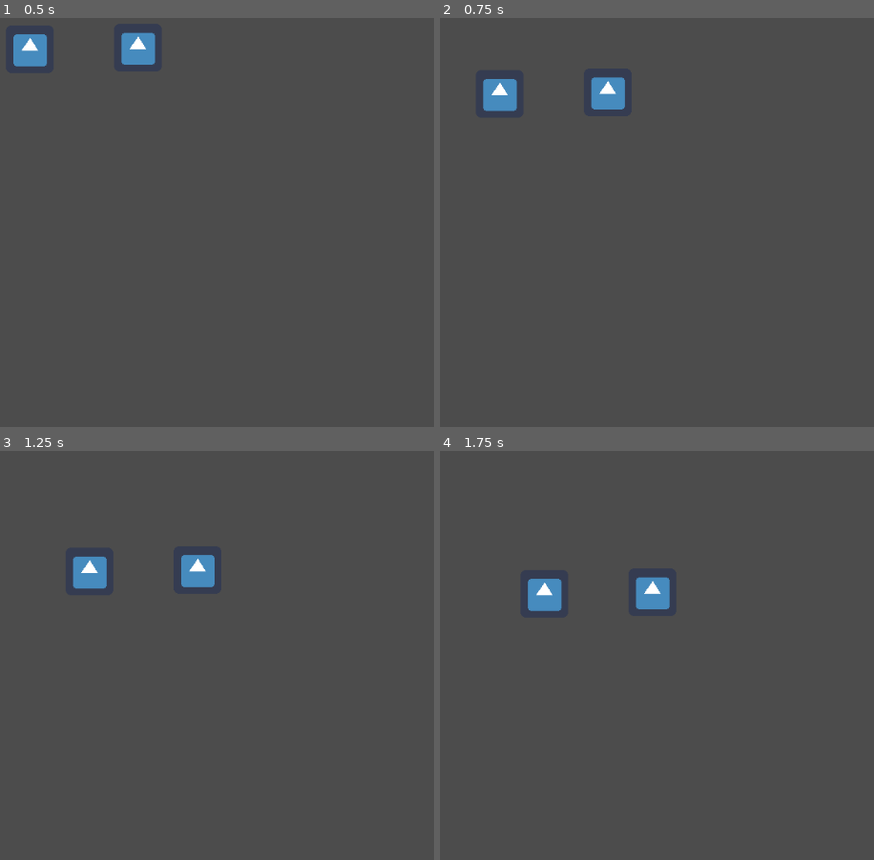
Above: before the commit, frames 1-4 (two rows, left to right).
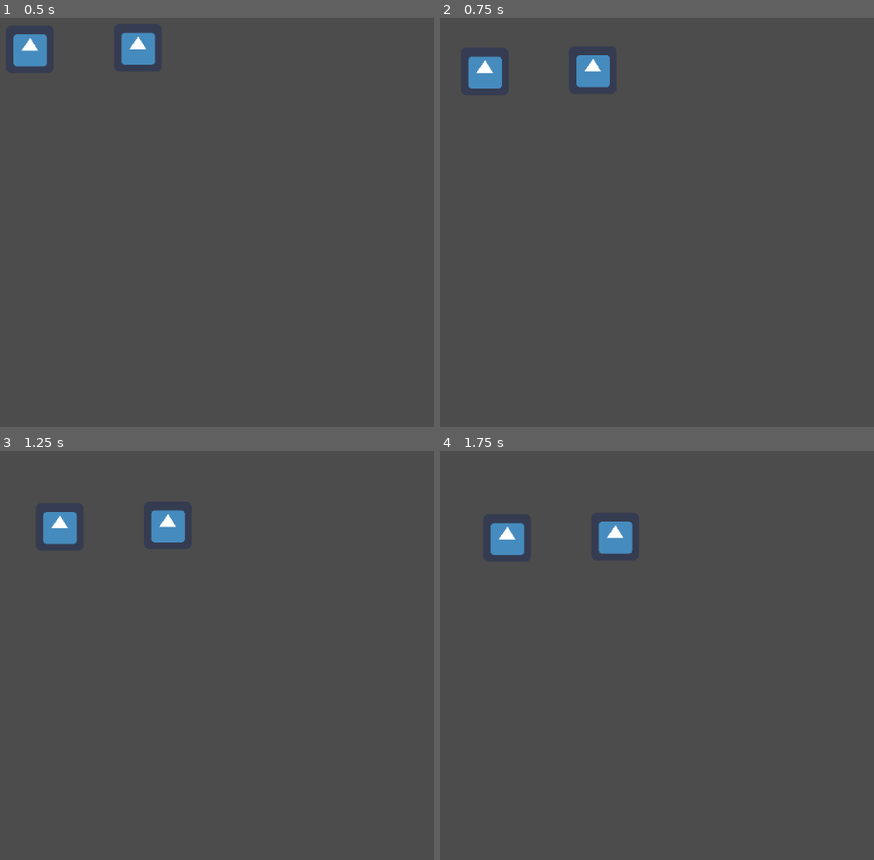
Above: after the commit, the same moments.

Repository: best-godot-team-ever/GoGodotJam
Game: Godot game, scene res://src/Levels/TurnTest.tscn
Same seed, same stepped clock (60 frames per second), same inputs: the game is played once before the commit and once after it. This scene is started directly instead of the project's main scene. The engine's default icon, where the game draws it, is replaced by a stand-in: a white triangle on a blue panel in a dark square.
Inputs:
- Up to frame 1 (0.5 s): no input
- Up to frame 2 (0.75 s): tap Enter (ui_accept) at 0.5, 0.6 s; hold Right (ui_right) from 0.53 s (still down)
- Up to frame 3 (1.25 s): keep holding Right (ui_right); tap Enter (ui_accept) at 0.77, 1.07 s
- Up to frame 4 (1.75 s): release Right (ui_right) at 1.28 s; hold Down (ui_down) from 1.28 s (still down); tap R at 1.35 s; tap Enter (ui_accept) at 1.52, 1.55 s

Frame 1 is identical in both runs. In frame 2, 2.1% of the frame differs, in the area x 6-43%, y 9-23%; in frame 3, 2.5%; in frame 4, 2.5%, in the area x 11-53%, y 17-40%.

Commit message:
added the triggers

Diff:
--- /dev/null
+++ b/src/Entities/Machines/Door.gd
@@ -0,0 +1,10 @@
+# Needs to tell the turn manager he wants his turn, but since tiny wanted to change it, i havent added that fucntionality
+extends Machine
+
+var power_on : bool = false setget set_power_on
+
+func _ready() -> void:
+	pass
+
+func set_power_on(value: bool) -> void:
+	power_on = value
--- /dev/null
+++ b/src/Entities/Machines/Door.tscn
@@ -0,0 +1,6 @@
+[gd_scene load_steps=2 format=2]
+
+[ext_resource path="res://src/Entities/Machines/Door.gd" type="Script" id=1]
+
+[node name="Door" type="Node2D"]
+script = ExtResource( 1 )
--- a/src/Entities/Machines/Machine.gd
+++ b/src/Entities/Machines/Machine.gd
@@ -2,6 +2,7 @@
 class_name Machine
 
 export var turn_speed : int
+export var link_with_trigger : int
 
 var turn_manager : Resource = preload("res://src/Managers/TurnManager.tres")
 
--- /dev/null
+++ b/src/Entities/Triggers/EnergyTrigger.gd
@@ -0,0 +1,23 @@
+# Needs to tell the turn manager he wants his turn, but since tiny wanted to change it, i havent added that fucntionality
+extends Node2D
+
+export var _energy_trigger : int
+export (Array, PackedScene) var _link_with_machines
+
+onready var _board = get_parent().get_node("BoardManager")
+
+
+func start_turn() -> void:
+	var _energy : int = _board.get_cell(_board.world_to_map(position))["energy_level"]
+	if _energy >= _energy_trigger:
+		power_up()
+	elif _energy < _energy_trigger:
+		power_down()
+
+func power_up() -> void:
+	for machine in _link_with_machines:
+		machine.set_power_on(true)
+
+func power_down() -> void:
+	for machine in _link_with_machines:
+		machine.set_power_on(false)
--- /dev/null
+++ b/src/Entities/Triggers/EnergyTrigger.tscn
@@ -0,0 +1,6 @@
+[gd_scene load_steps=2 format=2]
+
+[ext_resource path="res://src/Entities/Triggers/EnergyTrigger.gd" type="Script" id=1]
+
+[node name="EnergyTrigger" type="Node2D"]
+script = ExtResource( 1 )
--- /dev/null
+++ b/src/Entities/Triggers/PlateTrigger.gd
@@ -0,0 +1,22 @@
+# Needs to tell the turn manager he wants his turn, but since tiny wanted to change it, i havent added that fucntionality
+extends Node2D
+
+export (Array, PackedScene) var _link_with_machines
+
+onready var _board = get_parent().get_node("BoardManager")
+
+
+func start_turn() -> void:
+	var _is_ocupied : bool = _board.is_occupied(_board.world_to_map(position))
+	if _is_ocupied:
+		power_up()
+	elif !_is_ocupied:
+		power_down()
+
+func power_up() -> void:
+	for machine in _link_with_machines:
+		machine.set_power_on(true)
+
+func power_down() -> void:
+	for machine in _link_with_machines:
+		machine.set_power_on(false)
--- /dev/null
+++ b/src/Entities/Triggers/PlateTrigger.tscn
@@ -0,0 +1,6 @@
+[gd_scene load_steps=2 format=2]
+
+[ext_resource path="res://src/Entities/Triggers/PlateTrigger.gd" type="Script" id=1]
+
+[node name="PlateTrigger" type="Node2D"]
+script = ExtResource( 1 )
--- a/src/Managers/BoardManager.gd
+++ b/src/Managers/BoardManager.gd
@@ -8,47 +8,47 @@
 #    Entity.
 # =======================================================
 func add_entity(entity_to_add: Node, map_position: Vector2) -> int:
-    if not is_in_level(map_position):
-        return -1
+	if not is_in_level(map_position):
+		return -1
 
-    return entity_grid.add_entity(entity_to_add, map_position)
+	return entity_grid.add_entity(entity_to_add, map_position)
 
 func update_entity_position(entity_id: int, map_position: Vector2) -> void:
-    if not is_in_level(map_position):
-        return
+	if not is_in_level(map_position):
+		return
 
-    entity_grid.update_entity_position(entity_id, map_position)
+	entity_grid.update_entity_position(entity_id, map_position)
 # =======================================================
 #    Energy
 # =======================================================
 
 func set_energy(map_position: Vector2, amount: int) -> void:
-    if not is_in_level(map_position):
-        return
+	if not is_in_level(map_position):
+		return
 
-    energy_grid.set_energy(map_position, amount)
+	energy_grid.set_energy(map_position, amount)
 
 func drain_energy() -> void:
-    energy_grid.drain_energy()
+	energy_grid.drain_energy()
 
 # =======================================================
 #    Get Cell Data.
 # =======================================================
 
 func get_cell(map_position: Vector2) -> Dictionary:
-    return {
-        "is_in_level": is_in_level(map_position),
-        "is_occupied": is_occupied(map_position),
-        "energy_level": energy_grid.get_cell(map_position),
-        "entity_info": entity_grid.get_entity_info_by_position(map_position)
-    }
+	return {
+		"is_in_level": is_in_level(map_position),
+		"is_occupied": is_occupied(map_position),
+		"energy_level": energy_grid.get_cell(map_position),
+		"entity_info": entity_grid.get_entity_info_by_position(map_position)
+	}
 
 # A mass get function
 func get_cells(map_positions: Array) -> Dictionary:
-    var cell_data = {}
-    for position in map_positions:
-        cell_data[position] = get_cell(position)
-    return cell_data
+	var cell_data = {}
+	for position in map_positions:
+		cell_data[position] = get_cell(position)
+	return cell_data
 
 # =======================================================
 #    Helper
@@ -57,10 +57,10 @@
 # Is the cell occupied / Can you move to cell.
 # Maybe add an another check for enemies
 func is_in_level(map_position: Vector2) -> bool:
-    return level_grid.get_cell(map_position.x, map_position.y) != level_grid.INVALID_CELL
+	return level_grid.get_cell(map_position.x, map_position.y) != level_grid.INVALID_CELL
 
 func is_occupied(map_position: Vector2) -> bool:
-    return entity_grid.get_entity_info_by_position(map_position).get("entity_id", -1) != entity_grid.NO_ENTITY
+	return entity_grid.get_entity_info_by_position(map_position).get("entity_id", -1) != entity_grid.NO_ENTITY
 
 # =======================================================
 #    World space < --- > Map space transfer
@@ -68,7 +68,7 @@
 
 # Make the mapping function accessable from Manager
 func world_to_map(world_position: Vector2) -> Vector2:
-    return level_grid.world_to_map(level_grid.to_local(world_position))
+	return level_grid.world_to_map(level_grid.to_local(world_position))
 
 func map_to_world(map_position: Vector2) -> Vector2:
-    return level_grid.map_to_world(map_position) / 2
+	return level_grid.map_to_world(map_position) / 2
--- a/src/Managers/TurnManager.gd
+++ b/src/Managers/TurnManager.gd
@@ -3,19 +3,22 @@
 
 var enemies: Array
 var machines: Array
+var triggers: Array
 var player
 
 
 func end_turn() -> void:
+	triggers.sort_custom(self,"_sort")
+	for trigger in triggers :
+		trigger.start_turn()
+
 	machines.sort_custom(self,"_sort")
 	for machine in machines :
 		machine.start_turn()
-		yield(machine.start_turn(), "completed")
 
 	enemies.sort_custom(self,"_sort")
 	for enemy in enemies :
 		enemy.start_turn()
-		yield(enemy.start_turn(), "completed")
 
 	player.start_turn()
 
--- a/src/TmpScripts/TestLevel.gd
+++ b/src/TmpScripts/TestLevel.gd
@@ -2,6 +2,7 @@
 
 onready var board_manager = $BoardManager
 onready var player = $Player
+
 
 func _ready() -> void:
 
